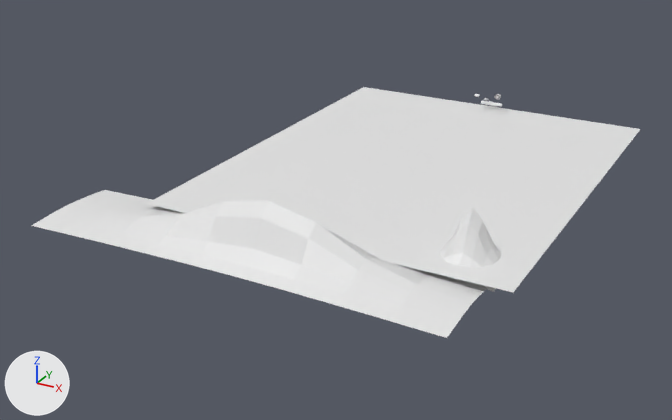
Renders of the glTF model pdp/src/static/models/main_scenario.glb from each side of a commit.
One viewpoint serves both versions: a 50 mm camera at (292.0, -850.0, 273.0) aimed at (-48.0, -232.0, -35.0). Arrows for +X, +Y and +Z are at lower left; the lights stay in place. Where no turn or scale is listed for an object, it has been applied to the vertices.

In view in the first picture: 'landing-groung'.
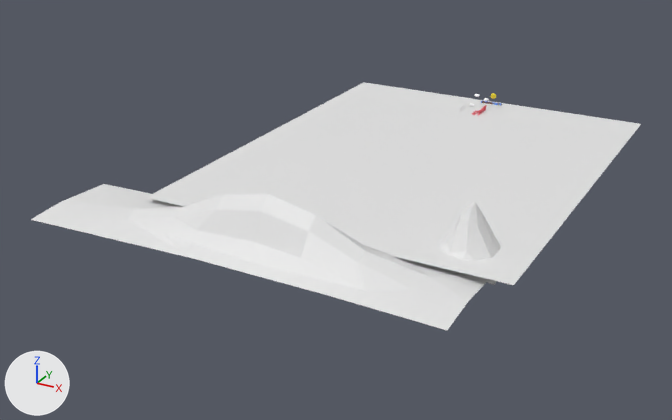
Where the change shows, as pixel boxes (x1, y1, x2, y2) in the pictures (672 x 420 px):
'landing-groung', moved: before (32, 87, 640, 338); after (31, 82, 641, 330)
'tks', added: after (472, 105, 487, 116)
'Icosphere.001', deleted: before (494, 94, 501, 100)
'sun', now drawn: after (490, 93, 496, 99)

Patch to the scene script:
```diff
--- a/pdp/src/static/models/main_scenario.glb.py
+++ b/pdp/src/static/models/main_scenario.glb.py
@@ mat_material @@
+mat_material = principled_material('Material')
+mat_material.base_color = (0.8, 0.0869, 0.124)  # red #e75363
@@ me_text @@
+me_text.from_pydata(...)  # 470 vertices, 916 faces; spans x -6.6..1.0, y -10.6..10.6, z -2.4..2.1
+me_text.materials.append(mat_material)  # red #e75363
@@ ob_sun @@
-ob_sun = bpy.data.objects.new('sun', None)
+ob_sun = bpy.data.objects.new('sun', me_icosphere)
 ob_sun.location = (9.1, -10.4, 11.1)
@@ ob_icosphere_001 @@
-ob_icosphere_001 = bpy.data.objects.new('Icosphere.001', me_icosphere_001)
-ob_icosphere_001.location = (9.1, -10.4, 11.1)
@@ ob_landing_groung @@
 ob_landing_groung = bpy.data.objects.new('landing-groung', me_plane)
-ob_landing_groung.location = (-1.0, 1.2, -5.1)
+ob_landing_groung.location = (-1.0, 1.2, 0.0)
@@ ob_tks @@
+ob_tks = bpy.data.objects.new('tks', me_text)
+ob_tks.location = (1.4, -31.6, 2.2)
```
